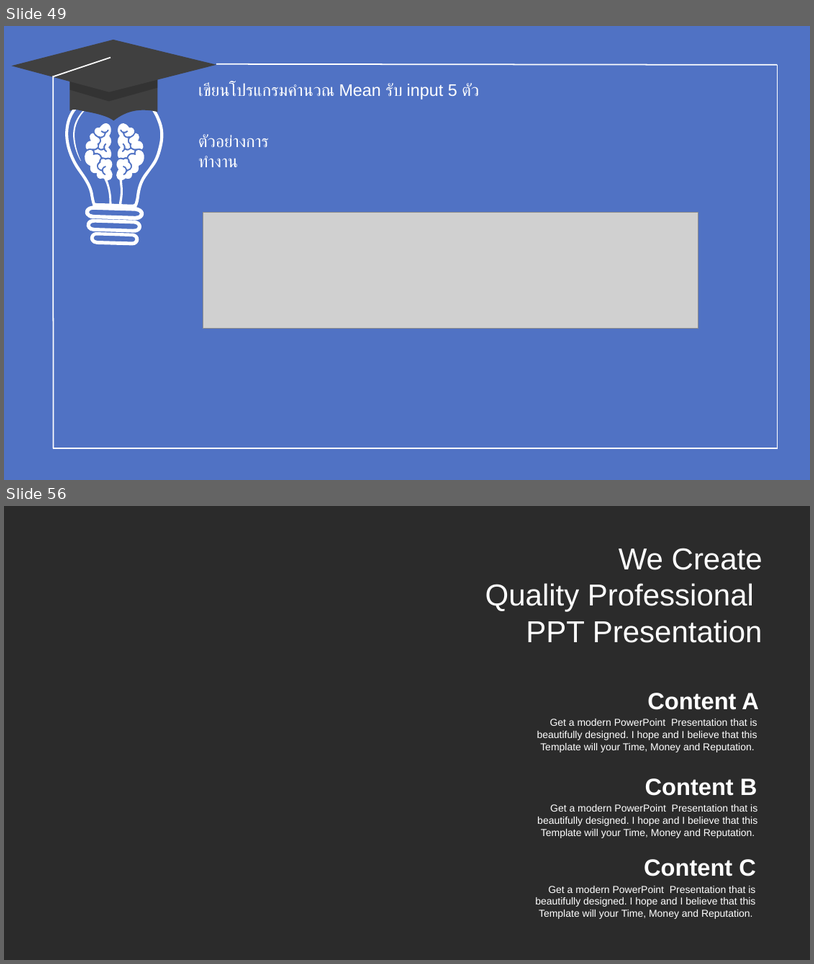
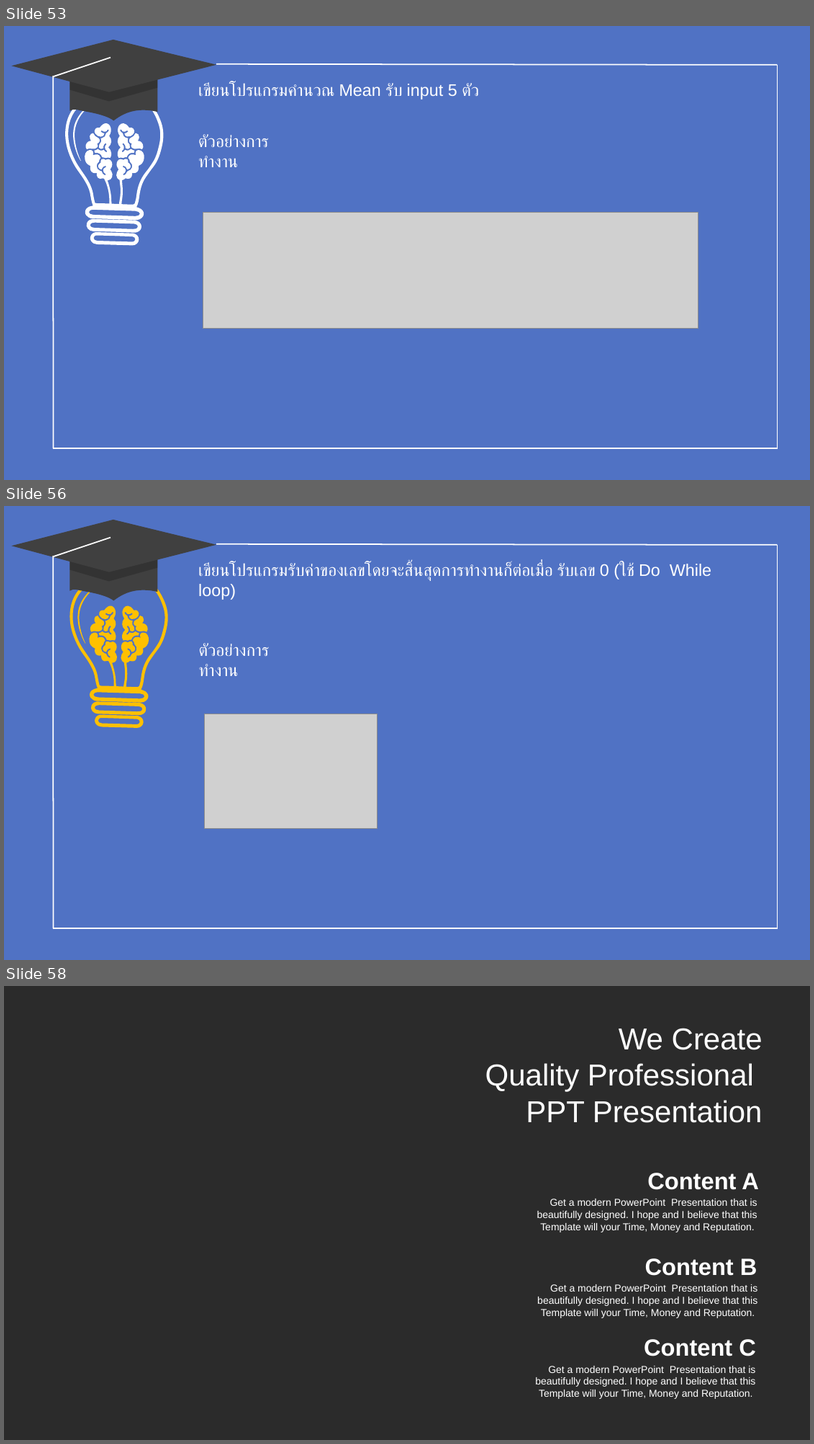
Before and after one commit to WatcharapolxFa/SolveProblemsIn-C-Language, a slide deck: TeachCLanguage/C.pptx. Shown one above the other, each under a label of ours: slides 49 and 56 before the commit, slides 53, 56 and 58 after it; the slides between them are not shown. The pictures are 814x964 and 814x1444 pixels, drawn with LibreOffice and Linux fonts; fonts in the diff are those of the drawing; grey boxes stand for pictures; background and template pictures are left out; a plain dark background stands for a picture behind light text. Boxes give left, top, right and bottom in pixels: in the first picture for what was removed or moved away, otherwise in the second. Text is boxed around its words. In the diff, an @@ line names an element or a change of style, - is before the commit and + after.

```diff
--- a/TeachCLanguage/C.pptx
+++ b/TeachCLanguage/C.pptx
@@ slide 56 added at (4, 506, 810, 960), background #5072C4 @@
@@ line added from (778, 545) to (216, 544), #FFFFFF 1.5 pt @@
@@ line added from (778, 545) to (778, 929), #FFFFFF 1.5 pt @@
@@ group added at (11, 519, 216, 928): 3 freeform shapes, 2 lines @@
@@ freeform shape added at (70, 569, 168, 728), fill #FFC000 @@
@@ text added at (198, 563, 712, 581), 20 pt, text #FFFFFF @@
+เขียนโปรแกรมรับค่าของเลขโดยจะสิ้นสุดการทำงานก็ต่อเมื่อ รับเลข 0 (ใช้ Do While loop)
@@ freeform shape added at (80, 600, 154, 691), fill #FFC000 @@
@@ text added at (199, 643, 269, 676), 20 pt, text #FFFFFF @@
+ตัวอย่างการทำงาน
@@ picture added at (205, 714, 378, 828) @@
@@ line added from (778, 928) to (53, 928), #FFFFFF 1.5 pt @@
@@ what was slide 49 is now slide 53 @@
@@ what was slide 56 is now slide 58 @@
```
Also in this commit, not shown: 1 slide changed, 1 other slide added, 9 other files.
